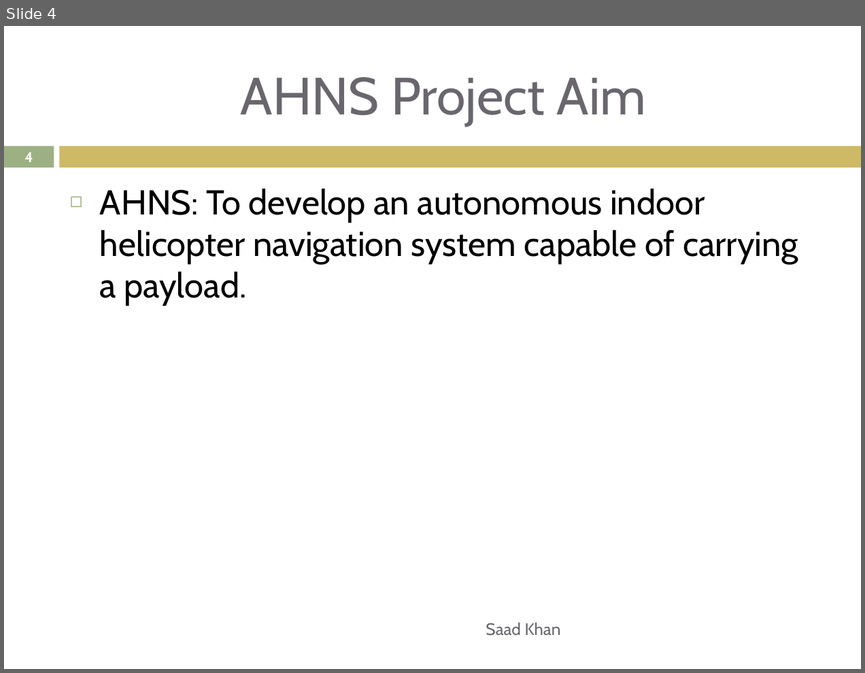
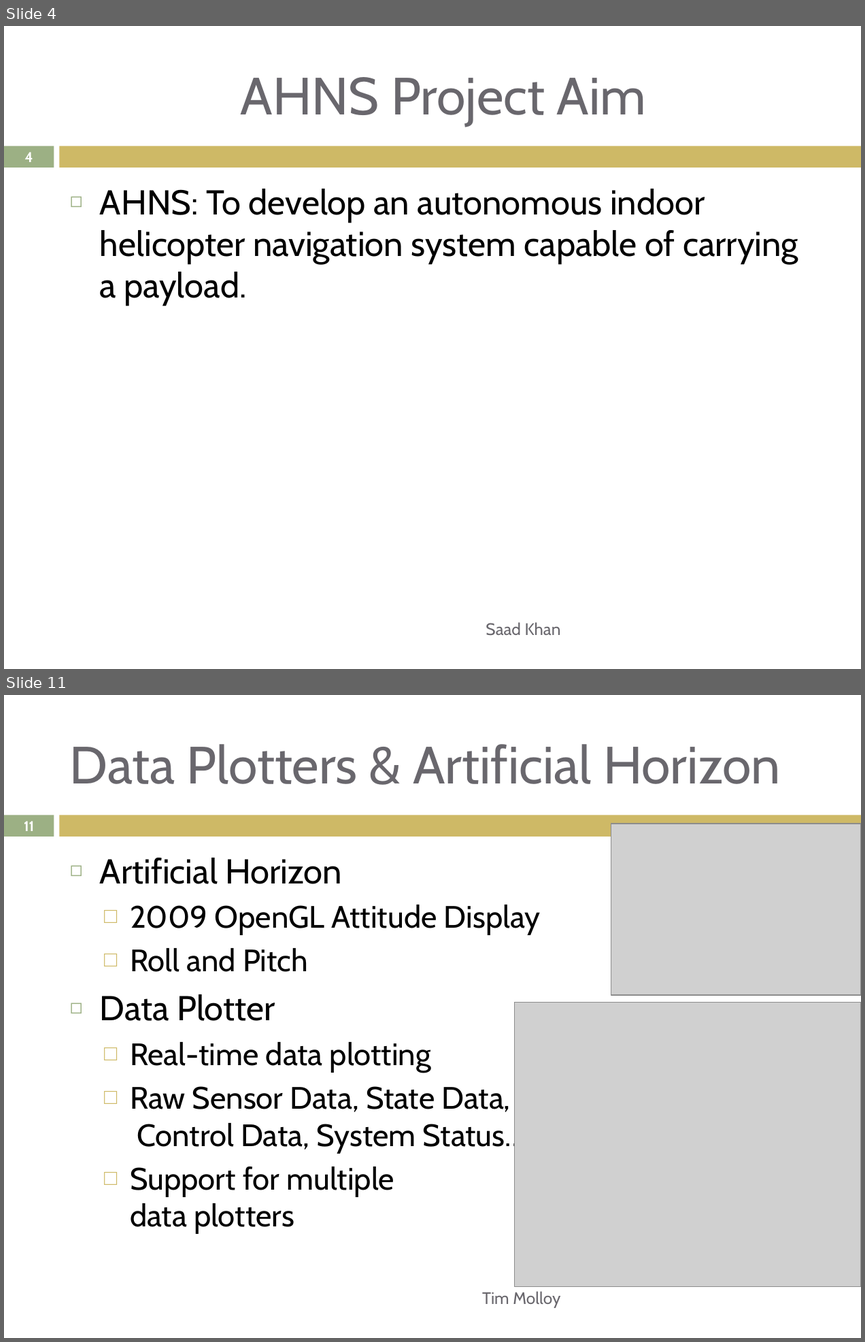
Before and after one commit to lijian8/ahns10, a slide deck: docproject/official_ahns/presentations/tim_semester1.pptx. Shown one above the other, each under a label of ours: slide 4 before the commit, slides 4 and 11 after it; the slides between them are not shown. The pictures are 865x673 and 865x1342 pixels, drawn with LibreOffice and Linux fonts; fonts in the diff are those of the drawing; grey boxes stand for pictures. Boxes give left, top, right and bottom in pixels: in the first picture for what was removed or moved away, otherwise in the second. Text is boxed around its words. In the diff, an @@ line names an element or a change of style, - is before the commit and + after.

```diff
--- a/docproject/official_ahns/presentations/tim_semester1.pptx
+++ b/docproject/official_ahns/presentations/tim_semester1.pptx
@@ slide 11 added at (4,695,861,1338), background #FFFFFF; not listed: 2 template elements that a slide beside it also shows @@
@@ title added at (70,744,781,784), 44 pt, text #69676D @@
+Data Plotters & Artificial Horizon
@@ page number added at (24,821,34,831), 11.9 pt, text #FFFFFF, bold @@
+11
@@ picture added at (611,824,861,995) @@
@@ text added at (100,858,540,1234), 26 pt, text #000000 @@
+◻ Artificial Horizon
+  □ 2009 OpenGL Attitude Display
+  □ Roll and Pitch
+◻ Data Plotter
+  □ Real-time data plotting
+  □ Raw Sensor Data, State Data,
+    Control Data, System Status…
+  □ Support for multiple
+    data plotters
@@ picture added at (515,1002,861,1286) @@
@@ text added at (482,1291,560,1308), 14 pt, text #69676D @@
+Tim Molloy
```
Also in this commit, not shown: 4 slides changed, 8 other slides added.
